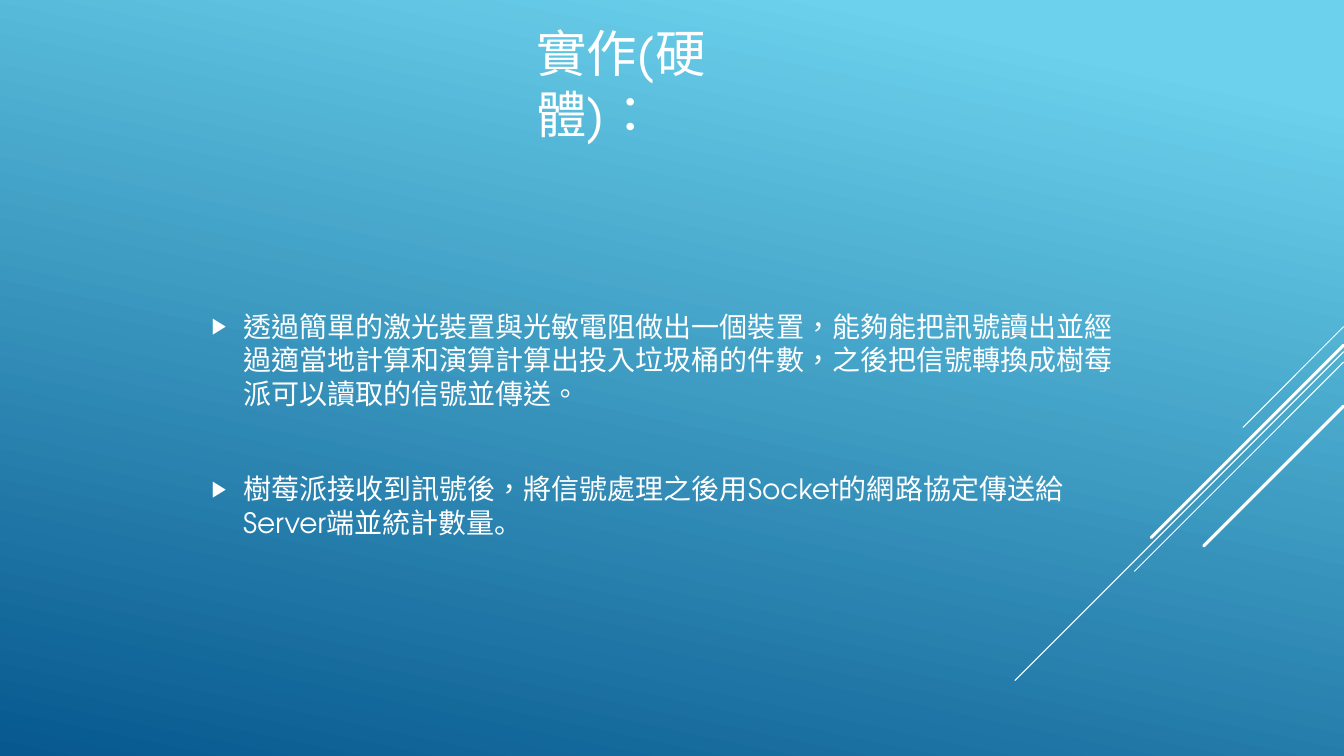
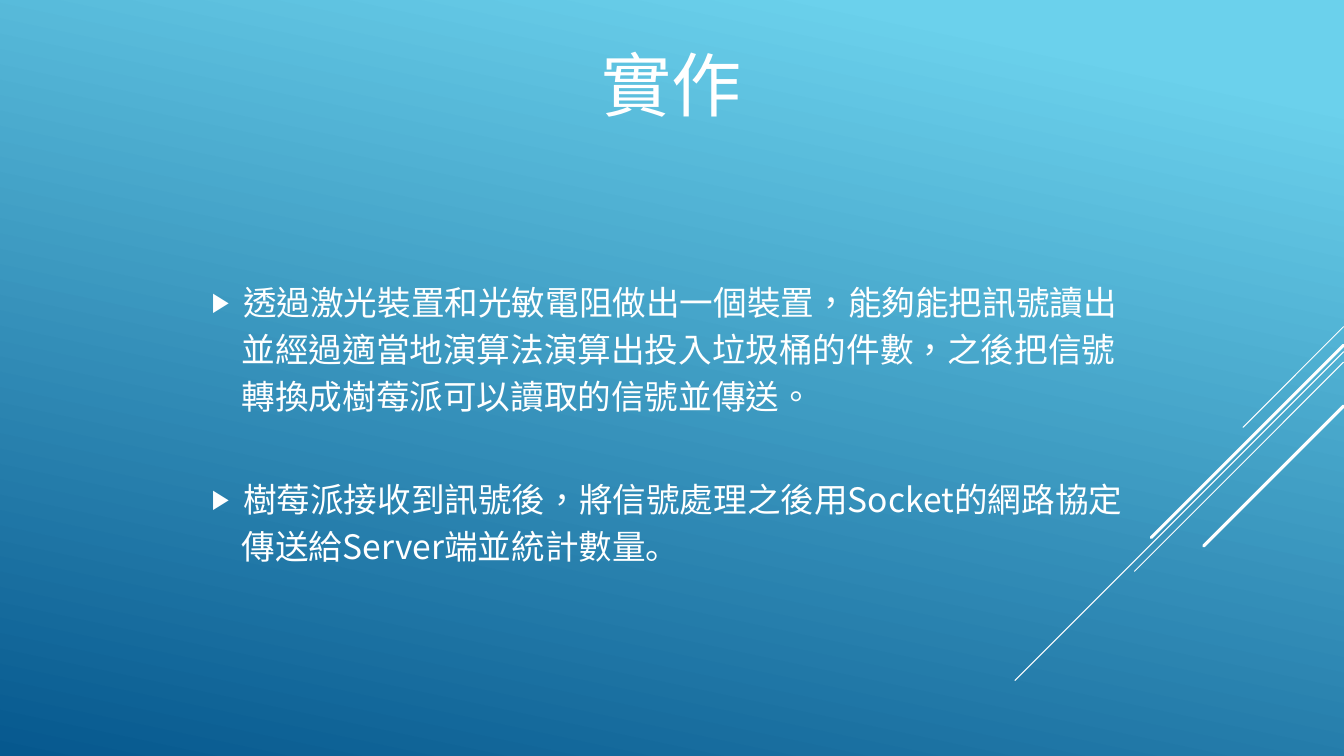
Before and after one commit to DennySORA/Environmental_Sustainability_Partition_Hackathon_2018, a slide deck: slide 5 of doc/永續發展 - 淨灘.pptx (slide 4 before the commit). Drawn at 1344x756 pixels with LibreOffice and Linux fonts; fonts in the diff are those of the drawing. Boxes give left, top, right and bottom in pixels: in the first picture for what was removed or moved away, otherwise in the second. Text is boxed around its words. In the diff, an @@ line names an element or a change of style, - is before the commit and + after.

Commit message:
201805060411AM

```diff
--- a/doc/永續發展 - 淨灘.pptx
+++ b/doc/永續發展 - 淨灘.pptx
@@ title at (x1=602, y1=52, x2=742, y2=117): text changed; size 36 to 50 pt @@
-實作(硬體)：
+實作
@@ text at (x1=242, y1=286, x2=1122, y2=562): text changed; size 20 to 24 pt; font TeX Gyre Adventor to Noto Sans CJK SC @@
-▶ 透過簡單的激光裝置與光敏電阻做出一個裝置，能夠能把訊號讀出並經過適當地計算和演算計算出投入垃圾桶的件數，之後把信號轉換成樹莓派可以讀取的信號並傳送。
-▶ 樹莓派接收到訊號後，將信號處理之後用Socket的網路協定傳送給Server端並統計數量。
+▶ 透過激光裝置和光敏電阻做出一個裝置，能夠能把訊號讀出
+並經過適當地演算法演算出投入垃圾桶的件數，之後把信號
+轉換成樹莓派可以讀取的信號並傳送。
+▶ 樹莓派接收到訊號後，將信號處理之後用Socket的網路協定
+傳送給Server端並統計數量。
```
Also in this commit, not shown: 3 other slides changed, 2 slides added, 2 slides removed.
